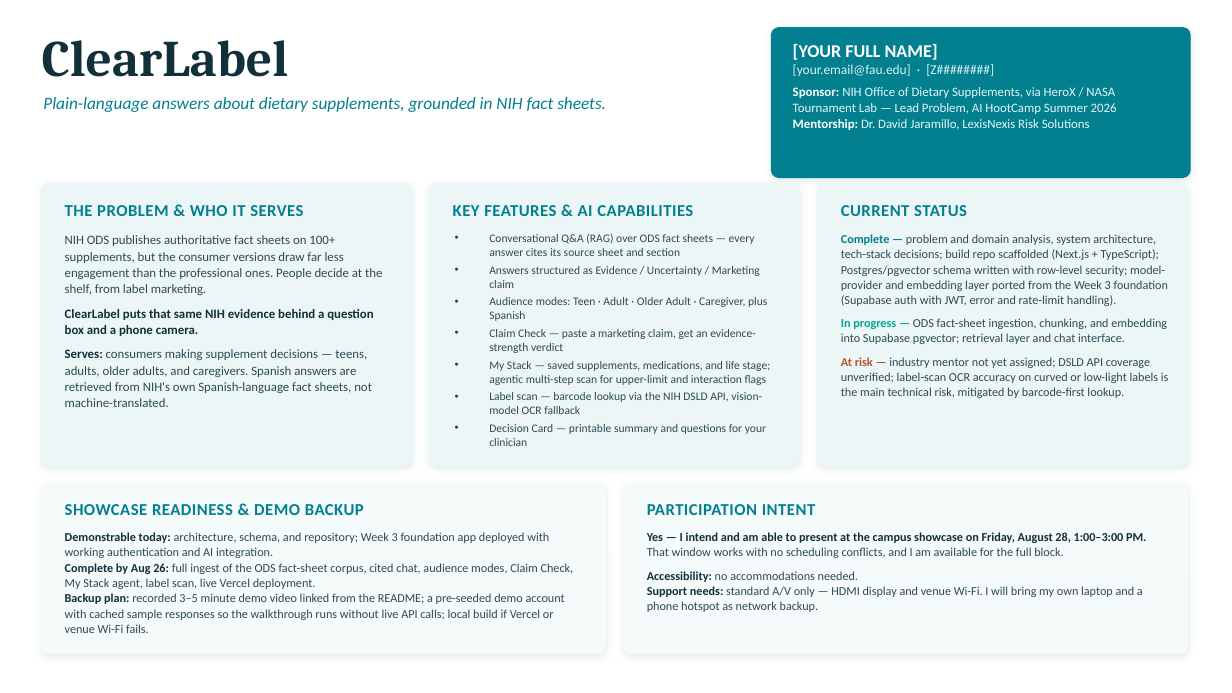
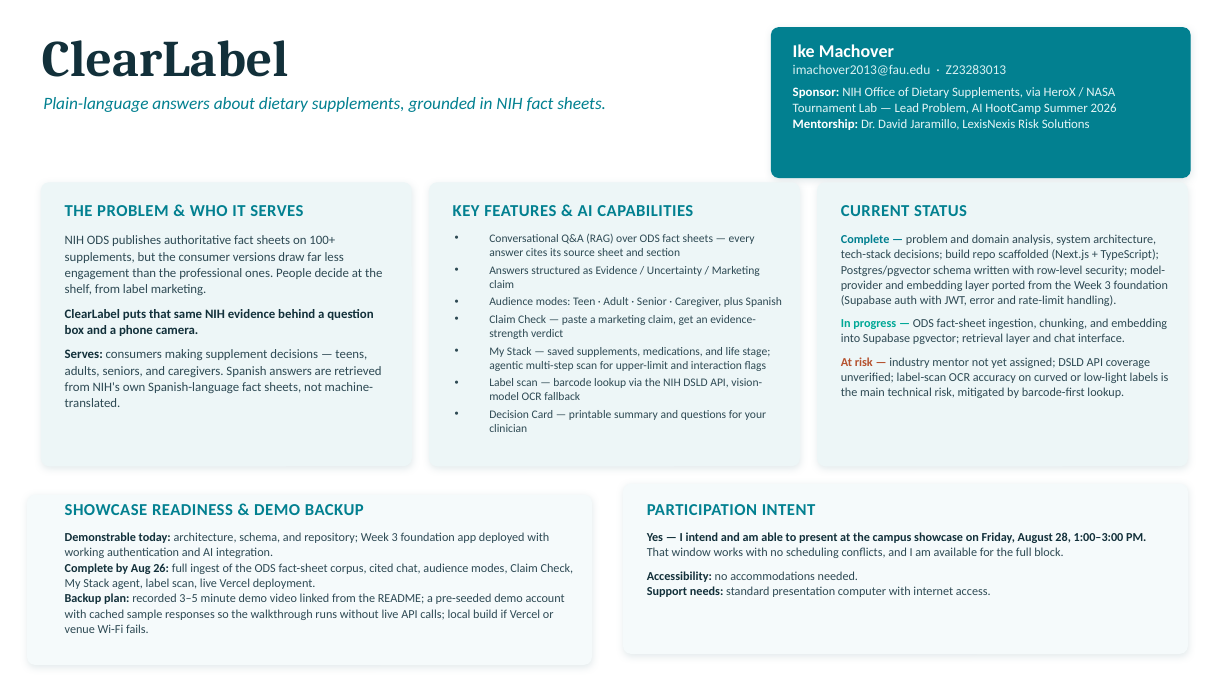
Before and after one commit to notypos/buildphase-notypos-deploy, a slide deck: slide 1 of docs/ClearLabel_Showcase_Intent.pptx. Drawn at 1232x693 pixels with LibreOffice and Linux fonts; fonts in the diff are those of the drawing. Boxes give left, top, right and bottom in pixels: in the first picture for what was removed or moved away, otherwise in the second. Text is boxed around its words. In the diff, an @@ line names an element or a change of style, - is before the commit and + after.

Commit message:
Update showcase intent slide

```diff
--- a/docs/ClearLabel_Showcase_Intent.pptx
+++ b/docs/ClearLabel_Showcase_Intent.pptx
@@ text at [793, 44, 1007, 76]: text changed @@
-[YOUR FULL NAME]
-[your.email@fau.edu] · [Z########]
+Ike Machover
+imachover2013@fau.edu · Z23283013
@@ text at [489, 297, 782, 307]: text changed @@
-• Audience modes: Teen · Adult · Older Adult · Caregiver, plus Spanish
+• Audience modes: Teen · Adult · Senior · Caregiver, plus Spanish
@@ text at [65, 349, 381, 407]: text changed @@
-Serves: consumers making supplement decisions — teens, adults, older adults, and caregivers. Spanish answers are retrieved from NIH's own Spanish-language fact sheets, not machine-translated.
+Serves: consumers making supplement decisions — teens, adults, seniors, and caregivers. Spanish answers are retrieved from NIH's own Spanish-language fact sheets, not machine-translated.
@@ rounded rectangle: place and size @@
-rounded rectangle at [42, 484, 605, 653]
+rounded rectangle at [28, 495, 592, 665]
@@ text at [647, 586, 991, 597]: text changed @@
-Support needs: standard A/V only — HDMI display and venue Wi-Fi. I will bring my own laptop and a phone hotspot as network backup.
+Support needs: standard presentation computer with internet access.
```
